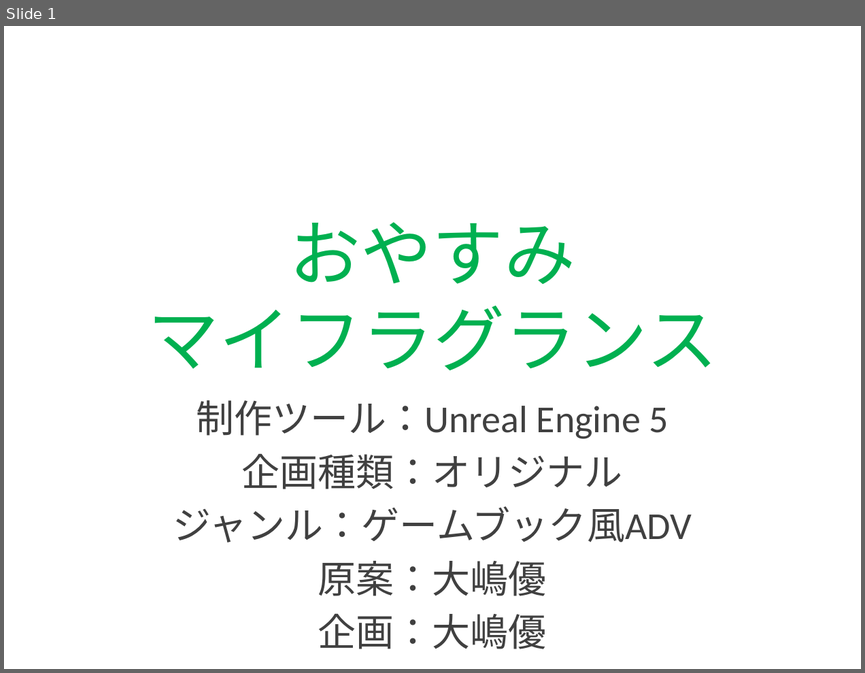
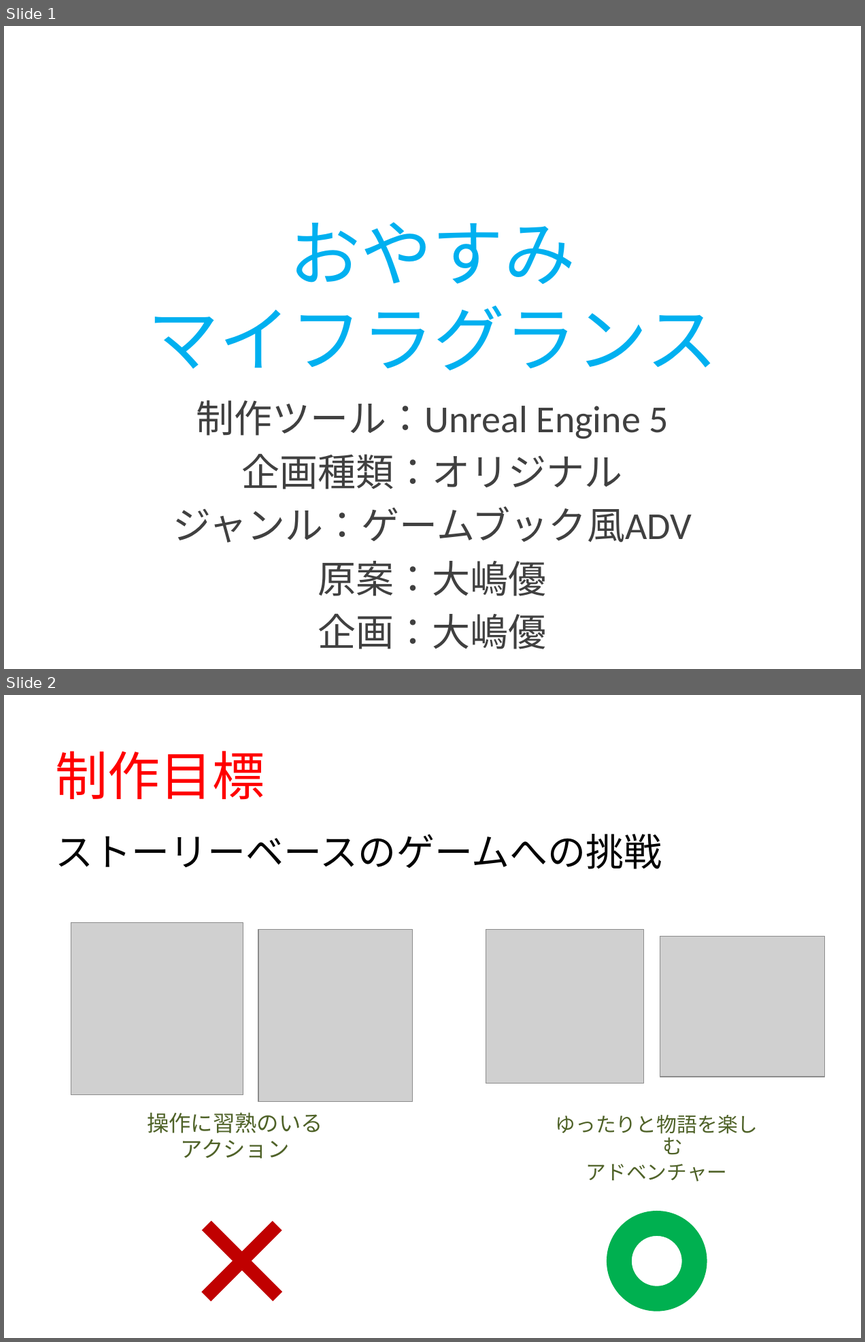
Before and after one commit to POCHOMKIN06/HF21, a slide deck: 企画書3.pptx. Shown one above the other, each under a label of ours: slide 1 before the commit, slides 1 and 2 after it. The pictures are 865x673 and 865x1342 pixels, drawn with LibreOffice and Linux fonts; fonts in the diff are those of the drawing; grey boxes stand for pictures. Boxes give left, top, right and bottom in pixels: in the first picture for what was removed or moved away, otherwise in the second. Text is boxed around its words. In the diff, an @@ line names an element or a change of style, - is before the commit and + after.

```diff
--- a/企画書3.pptx
+++ b/企画書3.pptx
@@ slide 2 added at (4, 695, 861, 1338), background #FFFFFF @@
@@ title added at (56, 751, 265, 800), 44 pt, text #FF0000 @@
+制作目標
@@ text added at (56, 834, 662, 869), 32 pt, text #000000 @@
+ストーリーベースのゲームへの挑戦
@@ picture added at (71, 923, 243, 1095) @@
@@ picture added at (258, 929, 413, 1101) @@
@@ picture added at (486, 929, 644, 1083) @@
@@ picture added at (660, 936, 825, 1076) @@
@@ text added at (147, 1112, 323, 1158), 18.5 pt, text #4F6228 @@
+操作に習熟のいる
+アクション
@@ text added at (555, 1115, 758, 1181), 17 pt, text #4F6228 @@
+ゆったりと物語を楽しむ
+アドベンチャー
@@ rectangle added at (201, 1220, 282, 1301), fill #C00000 @@
@@ rectangle added at (201, 1221, 282, 1302), fill #C00000 @@
@@ donut added at (606, 1211, 706, 1311), fill #00B050 @@
@@ slide 1 changed as well @@
@@ title "おやすみ マイフラグランス" at (147, 222, 717, 370): text colour #00B050 to #00B0F0 @@
```
Also in this commit, not shown: 1 other slide changed, 3 other slides added, 5 slides removed, 26 other files.
